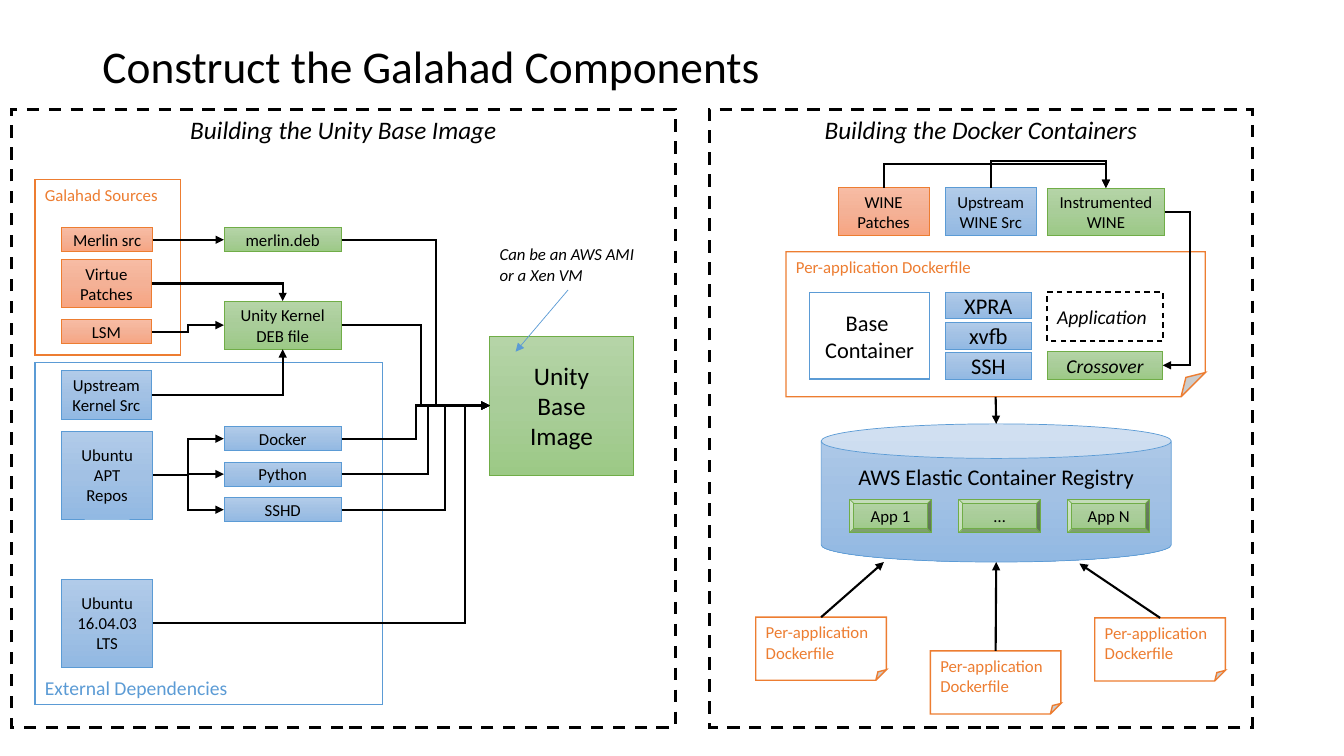
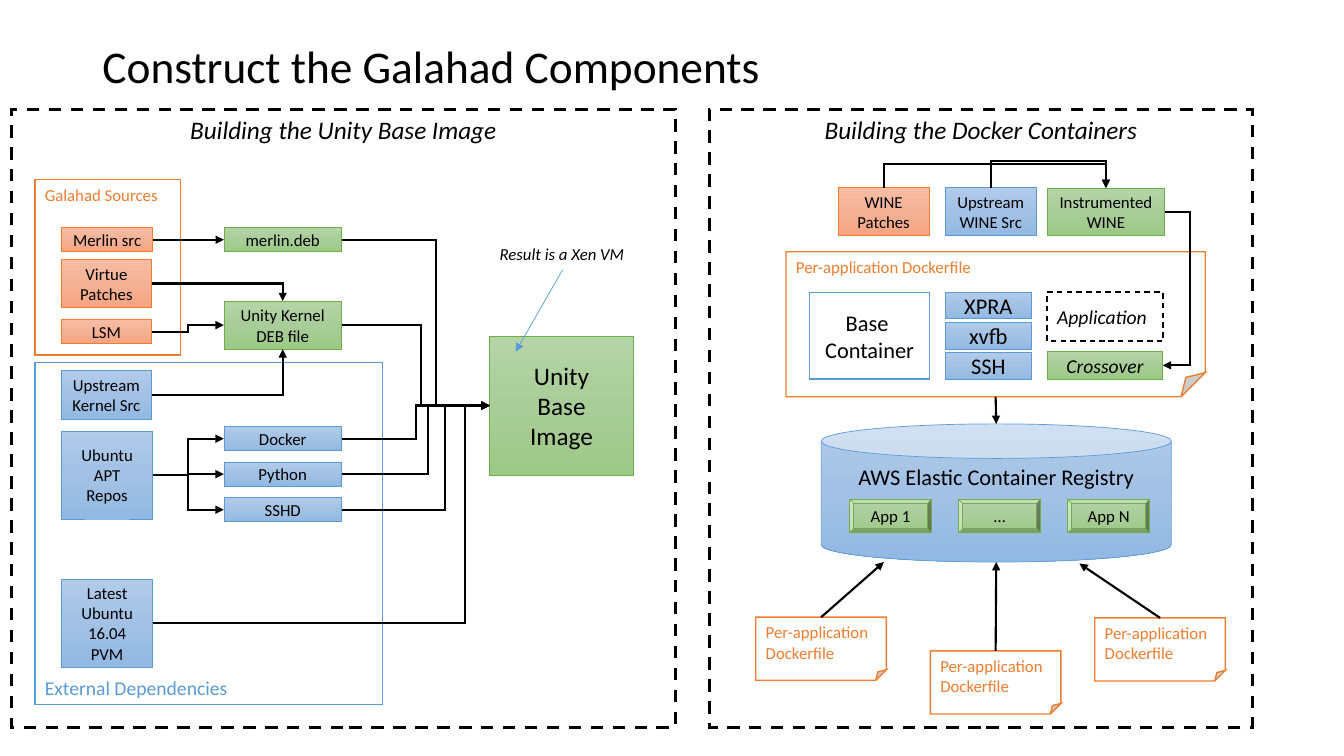
Before and after one commit to UTSA-ICS/galahad, a slide deck: slide 4 of docs/design/assembly-and-provisioning.pptx (slide 3 before the commit). Drawn at 1344x756 pixels with LibreOffice and Linux fonts; fonts in the diff are those of the drawing. Boxes give left, top, right and bottom in pixels: in the first picture for what was removed or moved away, otherwise in the second. Text is boxed around its words. In the diff, an @@ line names an element or a change of style, - is before the commit and + after.

Commit message:
Added unity-net installation to constructor     Added unity-net.sh and unity-net.service to assembler/payload/ Removed ValorEFSServer from Cloud-init and setup Added XenPVMBuilder to Cloud-init     Added setup_base_ubuntu_pvm.sh to install xen-tools and run xen-create-image         Added working sources.list and xm.tmpl as workaround for xen-create-image bugs on Xenblanket     Added setup_ubuntu_img() and setup_unity_img() to setup.py     Updated docs/design/assembly-and-provisioning.pptx Added basic multi-threading to setup.py. Now, up to three threads run at once.

```diff
--- a/docs/design/assembly-and-provisioning.pptx
+++ b/docs/design/assembly-and-provisioning.pptx
@@ text at bbox=[500, 248, 624, 260]: text changed @@
-Can be an AWS AMI
-or a Xen VM
+Result is a Xen VM
@@ arrow moved from (569, 290) - (516, 352) to (563, 270) - (516, 352) @@
@@ text in rectangle at bbox=[81, 588, 132, 660]: text changed @@
-Ubuntu 16.04.03 LTS
+Latest Ubuntu 16.04 PVM
```
Also in this commit, not shown: 1 other slide changed, 1 slide added, 8 other files.
